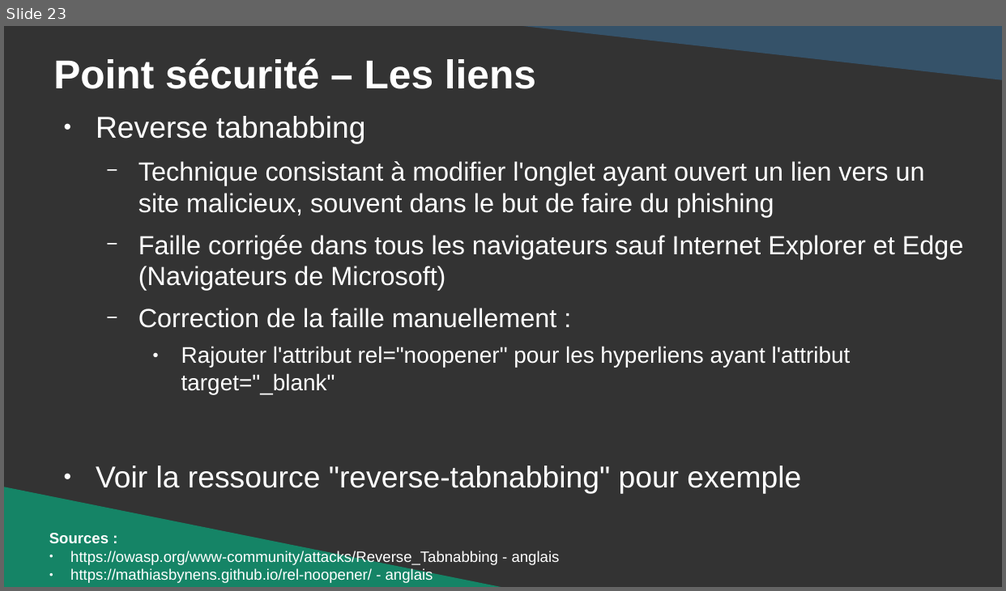
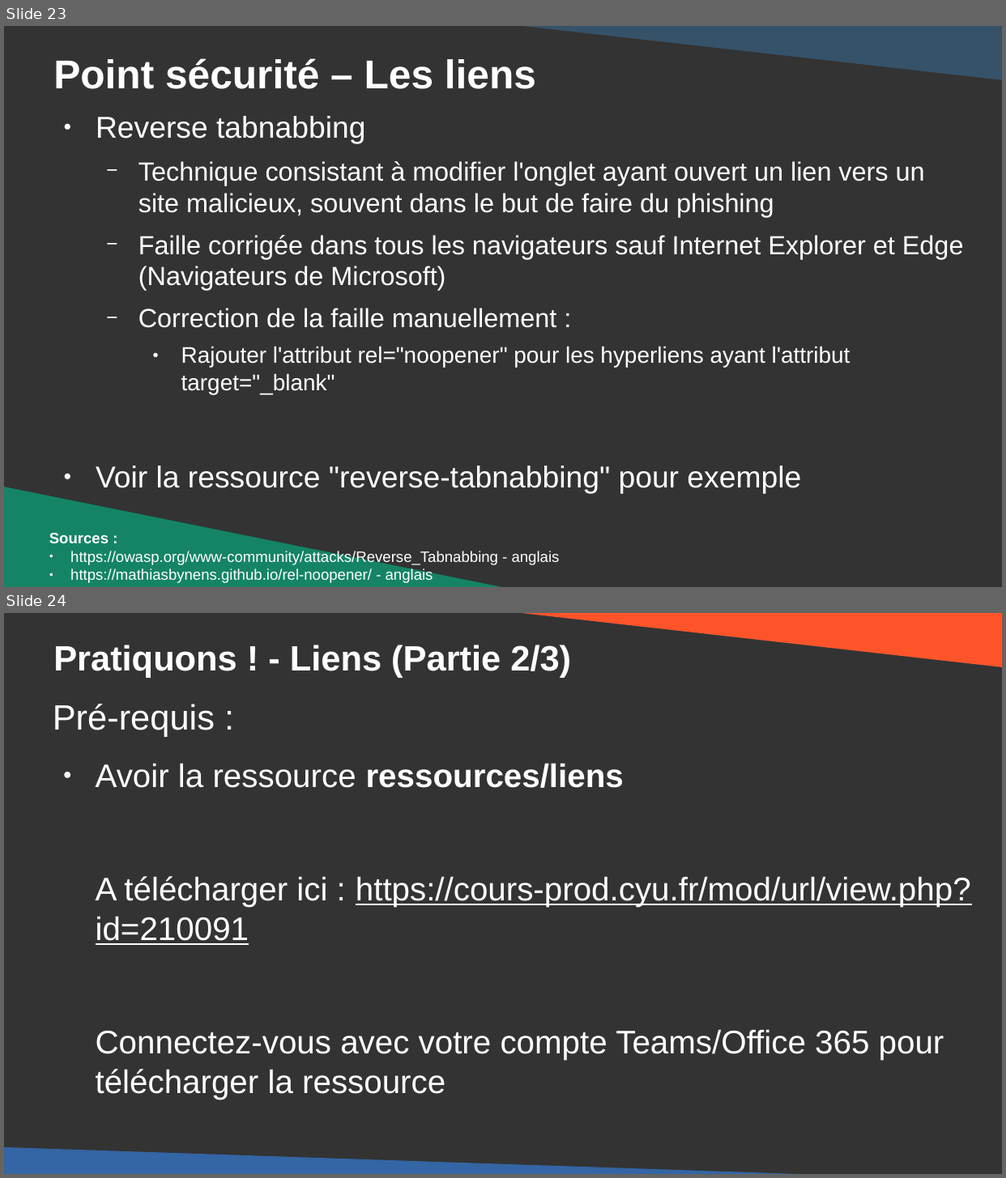
Before and after one commit to DanYellow/cours, a slide deck: integration-web-s1/travaux-pratiques/numero-6/presentation.odp. Shown one above the other, each under a label of ours: slide 23 before the commit, slides 23 and 24 after it. The pictures are 1006x591 and 1006x1178 pixels, drawn with LibreOffice and Linux fonts; fonts in the diff are those of the drawing. Boxes give left, top, right and bottom in pixels: in the first picture for what was removed or moved away, otherwise in the second. Text is boxed around its words. In the diff, an @@ line names an element or a change of style, - is before the commit and + after.

```diff
--- a/integration-web-s1/travaux-pratiques/numero-6/presentation.odp
+++ b/integration-web-s1/travaux-pratiques/numero-6/presentation.odp
@@ slide 24 added at [4,613,1002,1174], background #333333 @@
@@ right triangle added at [485,613,1002,668], fill #FF5429 @@
@@ title added at [53,645,571,678], 28 pt, text #FFFFFF, bold @@
+Pratiquons ! - Liens (Partie 2/3)
@@ text added at [53,704,971,1060], 26 pt, text #FFFFFF @@
+Pré-requis :
+● Avoir la ressource ressources/liens
+A télécharger ici : https://cours-prod.cyu.fr/mod/url/view.php?id=210091
+Connectez-vous avec votre compte Teams/Office 365 pour télécharger la ressource
@@ right triangle added at [4,1148,937,1174], fill #3465A4 @@
```
Also in this commit, not shown: 2 slides changed, 1 other slide added, 1 slide removed, 3 other files.
